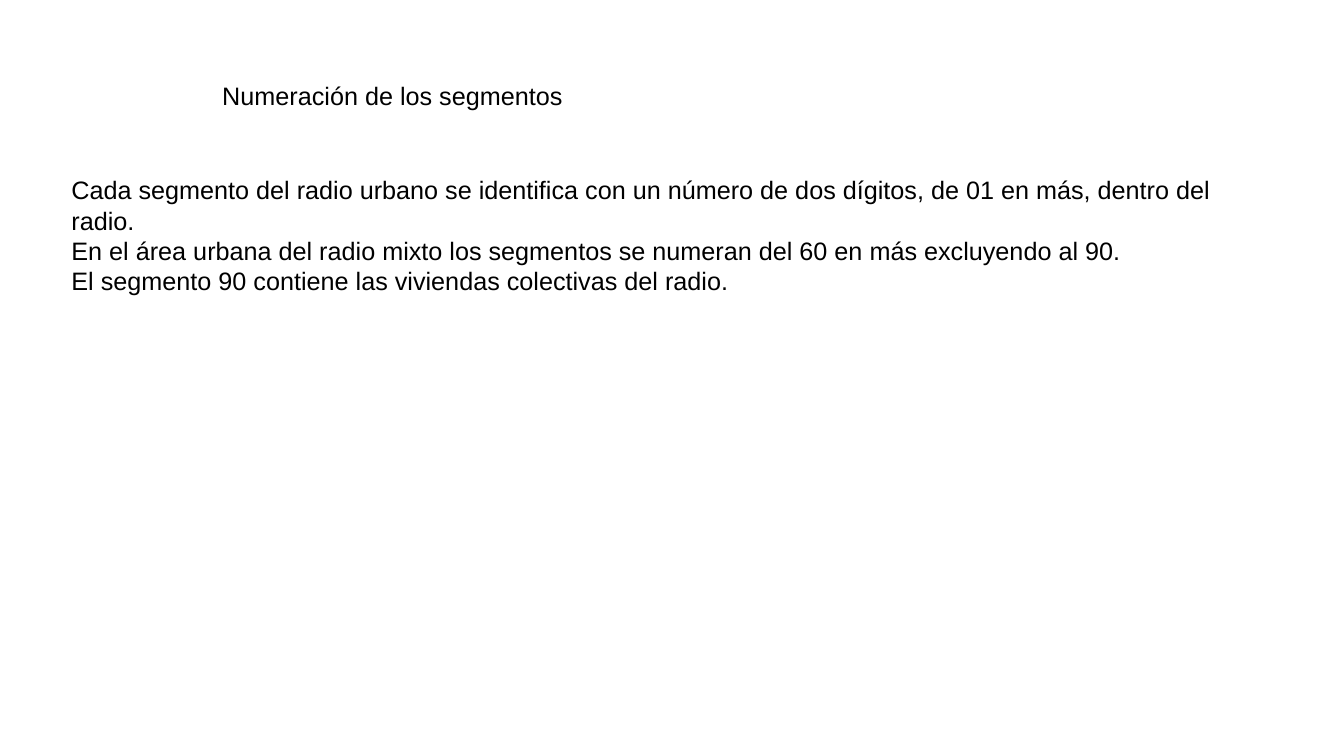
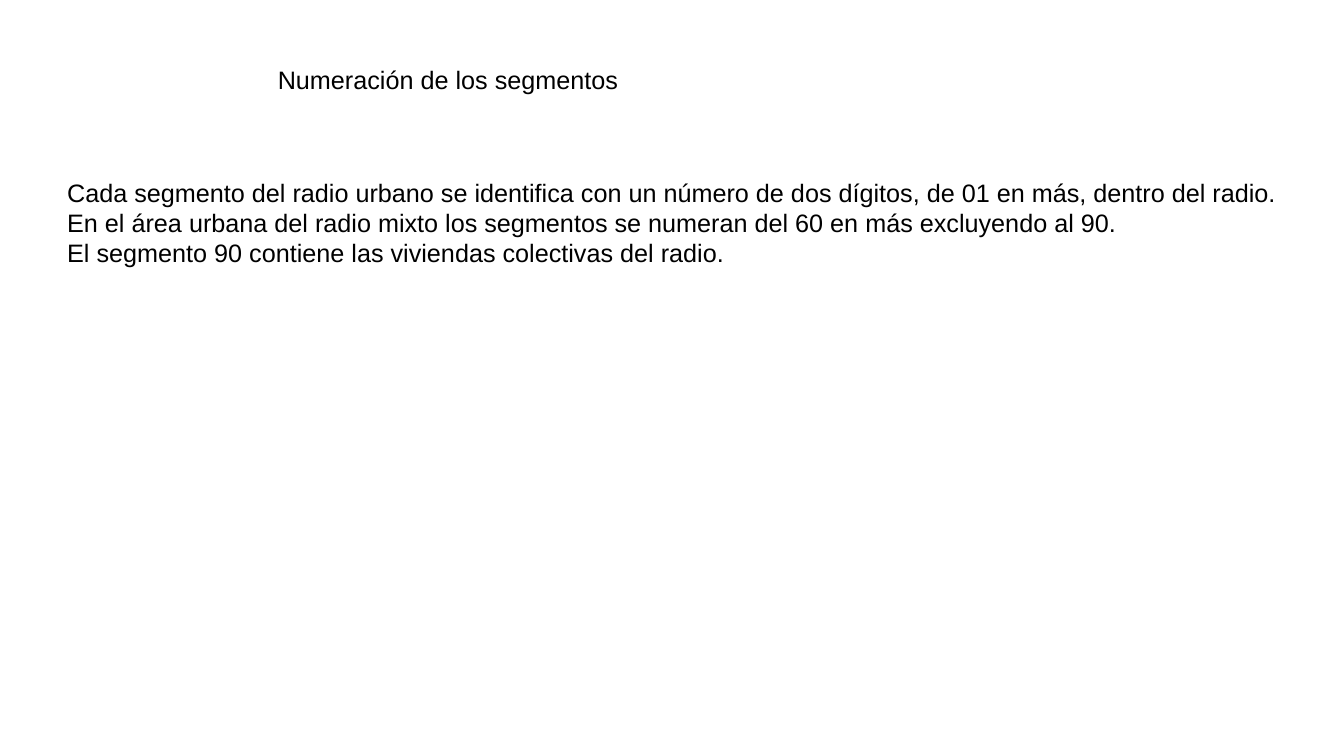
Before and after one commit to neptuso/Charlas, a slide deck: slide 15 of IDERA/segmentos.censo2022.pptx. Drawn at 1344x756 pixels with LibreOffice and Linux fonts; fonts in the diff are those of the drawing; background and template pictures are left out. Boxes give left, top, right and bottom in pixels: in the first picture for what was removed or moved away, otherwise in the second. Text is boxed around its words. In the diff, an @@ line names an element or a change of style, - is before the commit and + after.

```diff
--- a/IDERA/segmentos.censo2022.pptx
+++ b/IDERA/segmentos.censo2022.pptx
@@ title "Numeración de los segmentos": place and size @@
-title "Numeración de los segmentos" at [222, 86, 562, 111]
+title "Numeración de los segmentos" at [278, 70, 618, 95]
@@ text "Cada segmento del radio urbano ..." rewrapped from [71, 180, 1210, 296] to [67, 183, 1275, 268] @@
```
Also in this commit, not shown: 22 other slides changed, 2 other files.
